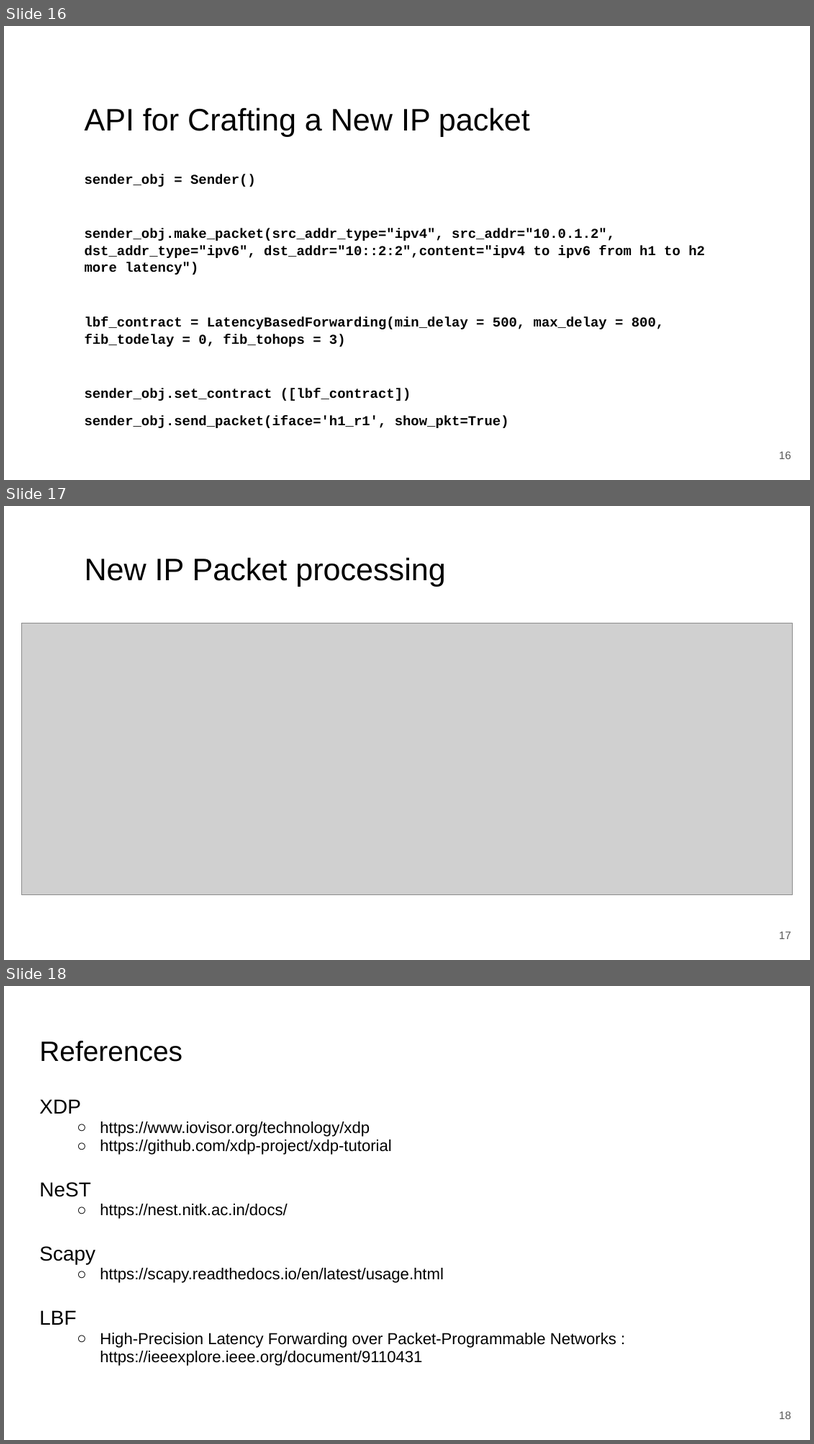
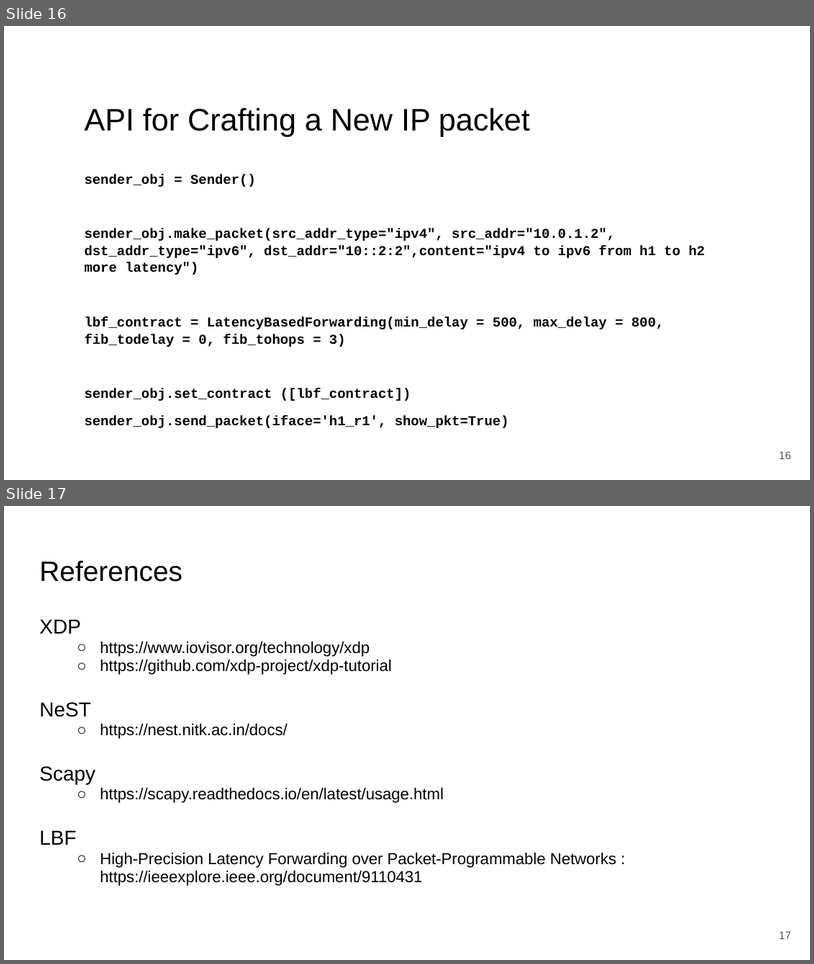
Before and after one commit to network2030/NewIP-Linux, a slide deck: docs/New IP Tutorial --Part-3.pptx. Shown one above the other, each under a label of ours: slides 16, 17 and 18 before the commit, slides 16 and 17 after it. The pictures are 814x1444 and 814x964 pixels, drawn with LibreOffice and Linux fonts; fonts in the diff are those of the drawing; grey boxes stand for pictures. Boxes give left, top, right and bottom in pixels: in the first picture for what was removed or moved away, otherwise in the second. Text is boxed around its words. In the diff, an @@ line names an element or a change of style, - is before the commit and + after.

Commit message:
Update bhaskar's slides

```diff
--- a/docs/New IP Tutorial --Part-3.pptx
+++ b/docs/New IP Tutorial --Part-3.pptx
@@ slide 17 removed at bbox=[4, 506, 810, 960], background #FFFFFF @@
@@ title removed at bbox=[85, 557, 445, 587] @@
-New IP Packet processing
@@ picture removed at bbox=[22, 623, 793, 894] @@
@@ page number removed at bbox=[779, 931, 792, 939] @@
-17
@@ what was slide 18 is now slide 17 @@
@@ page number at bbox=[779, 931, 792, 939]: text changed @@
-18
+17
```
